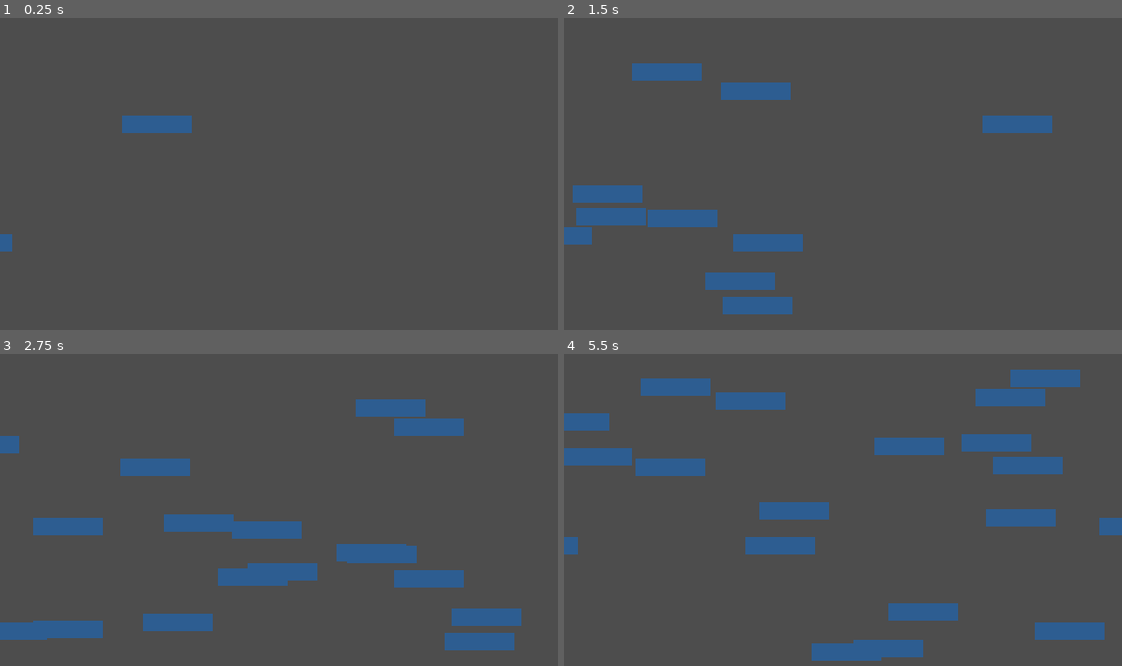
Above: before the commit, frames 1-4 (two rows, left to right).
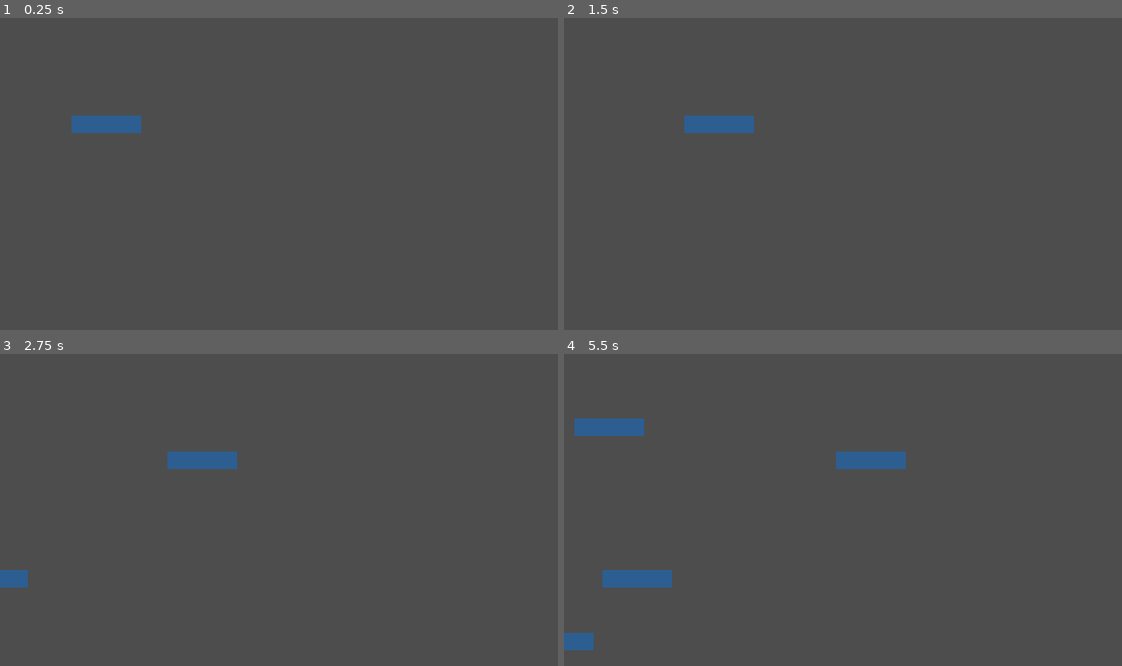
Above: after the commit, the same moments.

Repository: daniboygg/ludumdare-58
Game: Godot game, scene res://main.tscn
The game is run twice, just before and just after one commit, with the same random seed, the same clock (stepped at 60 frames per second) and the same inputs.
Inputs (mouse positions are in pixels of both pictures, inside the frame that each line leads up to):
- Up to frame 1 (0.25 s): no input
- Up to frame 2 (1.5 s): move the mouse to (965, 158) at 0.52 s; move the mouse to (731, 189) at 1.27 s
- Up to frame 3 (2.75 s): move the mouse to (334, 441) at 2.02 s
- Up to frame 4 (5.5 s): move the mouse to (815, 572) at 2.77 s; move the mouse to (1010, 556) at 3.52 s; move the mouse to (675, 463) at 4.27 s; move the mouse to (870, 510) at 5.02 s

The runs differ from the first frame. In frame 1, 1.1% of the frame differs, in the area x 0-35%, y 31-75%; in frame 2, 7.3%; in frame 3, 11%; in frame 4, 14%, in the area x 0-100%, y 5-99%.

Commit message:
Make mouse interact with bars

Diff:
--- a/level.gd
+++ b/level.gd
@@ -3,8 +3,8 @@
 @onready var timer: Timer = $Timer
 
 const MEMORY := preload("uid://d36yllicrg8s1")
-const MIN_TIME := 0.1
-const MAX_TIME := 0.2
+const MIN_TIME := 1
+const MAX_TIME := 2
 
 func _ready() -> void:
 	timer.wait_time = randf_range(MIN_TIME, MAX_TIME)
--- a/memory.gd
+++ b/memory.gd
@@ -3,23 +3,33 @@
 
 @export var height := 10
 @export var width := 40
-@export var speed := 125.0
+@export var speed := 20.0
 @export var deviation := speed * 0.2
 
 @onready var color_rect: ColorRect = $ColorRect
 @onready var area_2d: Area2D = $Area2D
 @onready var collision_shape_2d: CollisionShape2D = $Area2D/CollisionShape2D
+@onready var label: Label = $Label
 
-
+const color_base := Color("#2d5e91")
+const color_highlight := Color("#5e9ee0ff")
 
 func _ready():
 	speed = randf_range(speed - deviation, speed + deviation)
 	color_rect.size.x = width
+	color_rect.color = color_base
 	collision_shape_2d.shape.size.x = width
 
 
 func _process(delta: float) -> void:
 	position.x = position.x + speed * delta
 
+	var mouse_position := get_viewport().get_mouse_position()
+	var rect := Rect2(position, collision_shape_2d.shape.get_rect().size)
+	if rect.has_point(mouse_position):
+		color_rect.color = color_highlight
+	else:
+		color_rect.color = color_base
+
 	if position.x > Globals.WIDTH:
 		queue_free()
--- a/memory.tscn
+++ b/memory.tscn
@@ -11,10 +11,14 @@
 [node name="ColorRect" type="ColorRect" parent="."]
 offset_right = 40.0
 offset_bottom = 10.0
-color = Color(0.17599487, 0.36699247, 0.5703125, 1)
+color = Color(0.1764706, 0.36862746, 0.5686275, 1)
 
 [node name="Area2D" type="Area2D" parent="."]
 
 [node name="CollisionShape2D" type="CollisionShape2D" parent="Area2D"]
 position = Vector2(20, 5)
 shape = SubResource("RectangleShape2D_0xm2m")
+
+[node name="Label" type="Label" parent="."]
+offset_right = 40.0
+offset_bottom = 23.0
